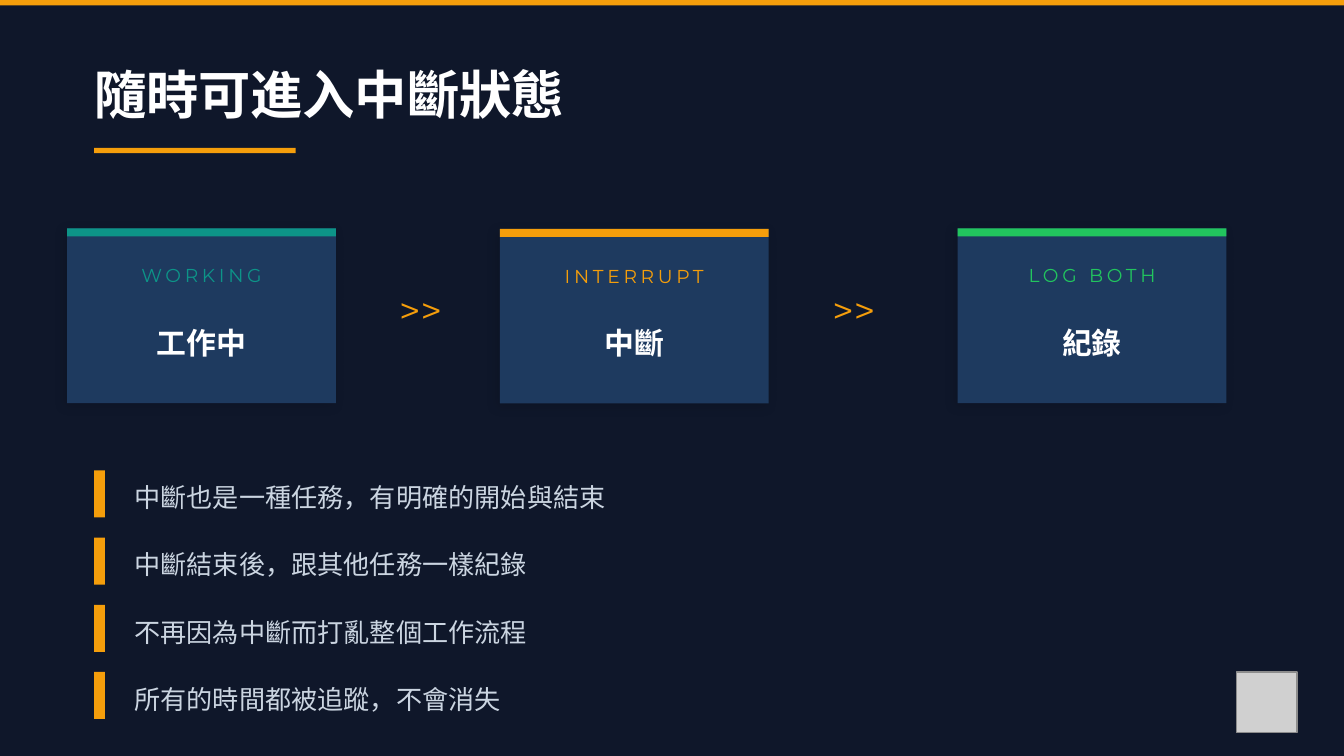
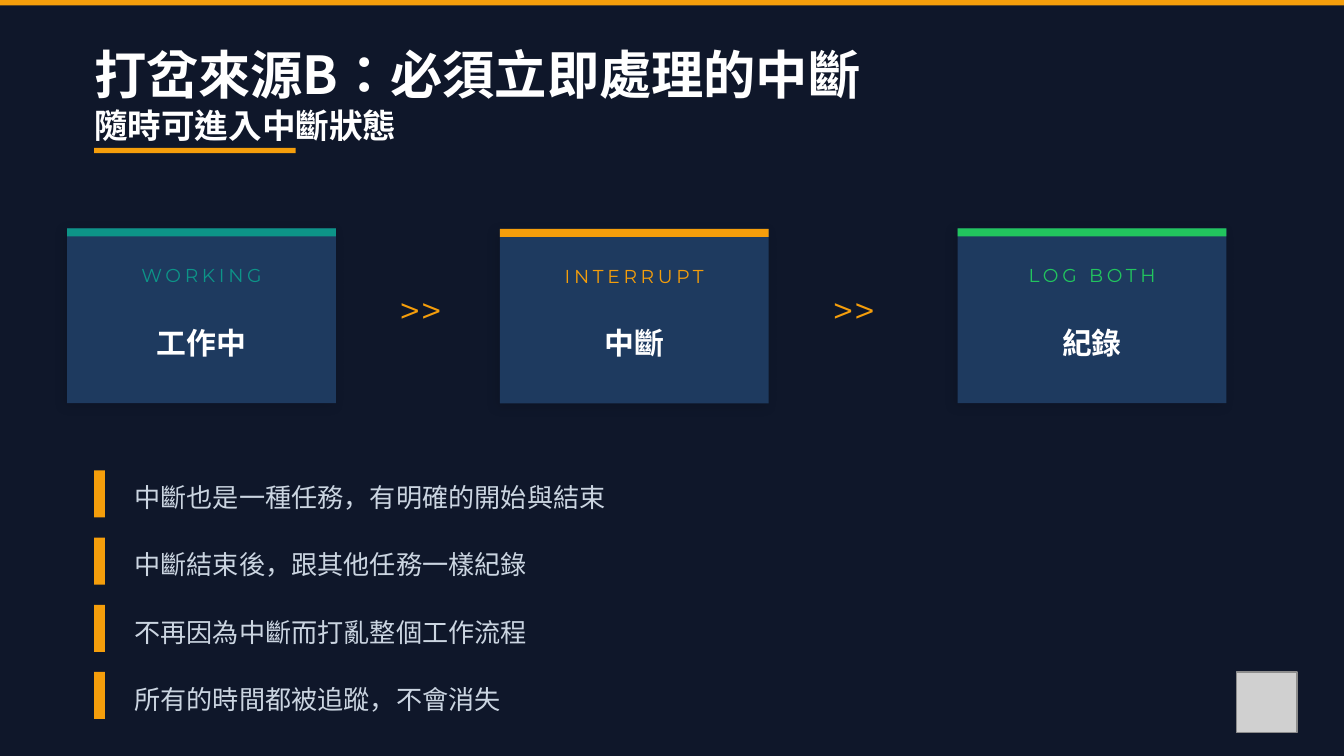
Before and after one commit to ychsue/NonBlockingLife, a slide deck: slide 14 of Discussion/Promotion/6mins/pictures.pptx (slide 12 before the commit). Drawn at 1344x756 pixels with LibreOffice and Linux fonts; fonts in the diff are those of the drawing; grey boxes stand for pictures. Boxes give left, top, right and bottom in pixels: in the first picture for what was removed or moved away, otherwise in the second. Text is boxed around its words. In the diff, an @@ line names an element or a change of style, - is before the commit and + after.

```diff
--- a/Discussion/Promotion/6mins/pictures.pptx
+++ b/Discussion/Promotion/6mins/pictures.pptx
@@ text at (x1=94, y1=49, x2=860, y2=141): text changed @@
-隨時可進入中斷狀態
+打岔來源B：必須立即處理的中斷
+隨時可進入中斷狀態
```
Also in this commit, not shown: 7 other slides changed, 6 slides added, 3 slides removed, 22 other files.
